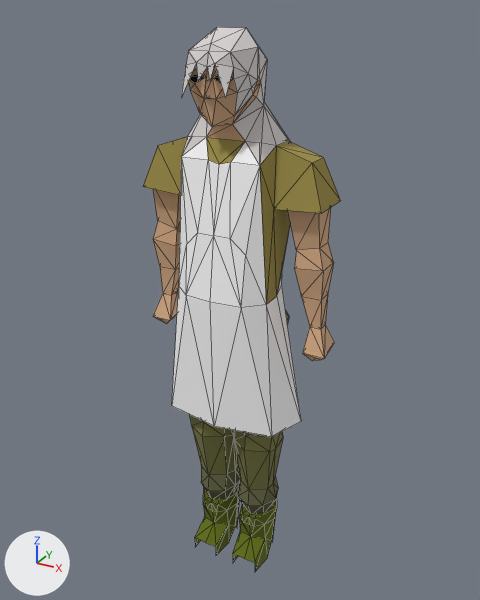
One commit to the glTF model public/models/general-stores.gltf: the scene before it, then after it.
Rendered twice from a 50 mm lens placed at (104.8, -189.3, 201.3), pointed at (1.3, -1.1, 107.2). Every picture has the same lights, and +X, +Y and +Z are marked at lower left. The older version comes first. Mesh edges are drawn as thin lines. Vertices at exactly the same position are counted once.
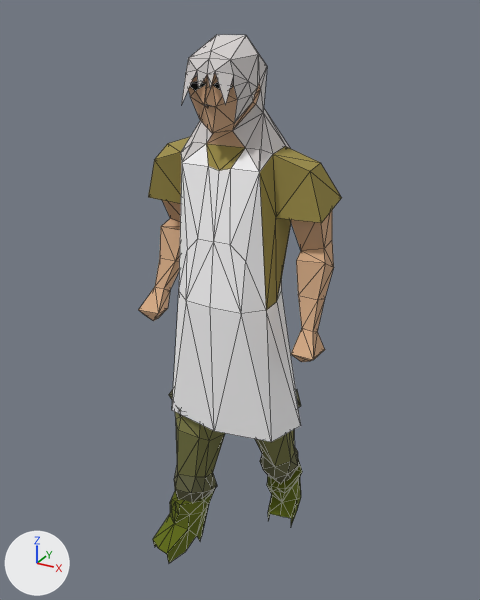
The newer file adds a shape key; the second version is drawn at full value of the shape key 'target_0' of 'Mesh_0', and the change is written as the vertex moves it makes.

Boxes (x1, y1, x2, y2) around the edits, measured in the pictures (480 x 600 px; the box of a moved part takes in the faces that stretch with it):
'Mesh_0', reshaped
    before: (143, 27, 341, 572)
    after: (139, 35, 342, 563)
part 1 of me_mesh_0, rebuilt
    before: (190, 310, 289, 572)
    after: (169, 389, 302, 525)
part 2 of me_mesh_0, rebuilt
    before: (288, 207, 334, 361)
    after: (290, 211, 334, 362)
part 3 of me_mesh_0, rebuilt
    before: (153, 189, 180, 324)
    after: (139, 200, 181, 321)
part 4 of me_mesh_0, added (green)
    after: (153, 491, 214, 563)
part 5 of me_mesh_0, moved or reshaped
    before: (143, 27, 341, 437)
    after: (148, 35, 342, 442)
part 6 of me_mesh_0, deleted (green)
    before: (195, 486, 240, 555)

Diff of the bpy script that builds the scene:
```diff
--- a/public/models/general-stores.gltf.py
+++ b/public/models/general-stores.gltf.py
@@ me_mesh_0 @@
 # used by ob_mesh_0; location = (0.0, 0.0, 0.0)
-me_mesh_0.from_pydata(...)  # 434 vertices, 790 faces; spans x -35.0..35.0, y -20.0..12.0, z -4.0..196.0
+me_mesh_0.from_pydata(...)  # 436 vertices, 790 faces; spans x -35.0..35.0, y -50.0..35.0, z -6.0..194.0
+# me_mesh_0 part 1: the loose piece of 207 vertices spanning x -21.0..21.0, y -13.0..11.0, z -4.0..114.0 is rebuilt with 207 vertices and now spans x -26.0..20.0, y -15.0..35.0, z 0.0..112.0
+# me_mesh_0 part 2: the loose piece of 28 vertices spanning x 20.0..35.0, y -5.0..5.0, z 91.0..146.0 is rebuilt with 28 vertices and now spans x 20.0..35.0, y -14.0..8.0, z 94.0..146.0
+# me_mesh_0 part 3: the loose piece of 28 vertices spanning x -35.0..-20.0, y -5.0..5.0, z 91.0..146.0 is rebuilt with 28 vertices and now spans x -35.0..-20.0, y -15.0..12.0, z 96.0..147.0
+# me_mesh_0 part 4: a new loose piece of 38 vertices spanning x -28.0..-10.0, y -24.0..4.0, z -6.0..21.0, in mat_material_0 (picture img_image_0)
+# me_mesh_0 part 5
+# 118 vertices are removed from x -33.0..33.0, y -20.0..12.0, z 64.0..196.0
+# 230 faces are deleted
+# 120 vertices are added at x -33.0..33.0, y -50.0..12.0, z 62.0..194.0
+# 230 new faces join them
+# me_mesh_0 part 6
+# 38 vertices are removed from x -17.0..-1.0, y -13.0..11.0, z -4.0..20.0
+# 60 faces are deleted
+# other edits to the shape of me_mesh_0 do not show in these pictures
 me_mesh_0.materials.append(mat_material_0)
```
